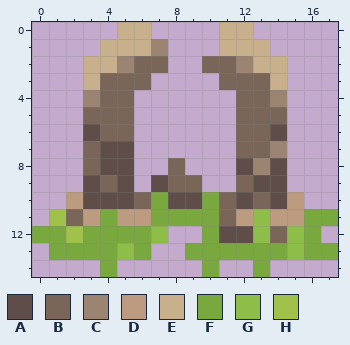
Two states of a pixel-art file, assets_src/image/decoration/unit/tropical/ruin1_tropical.ase. The picture above was drawn from the file before the commit.
18x15 pixels, 1 frame.
Palette (. is transparent): A #5e4d49  B #796658  C #9b8471  D #bc9b80  E #c9b08c  F #79a83e  G #8fbd4a  H #a0c24a
Pixels before, first column x 0:
 0 .....EE....EE.....
 1 ....EEEC...EEE....
 2 ...EECBB..BBCEE...
 3 ...EBBB....BBBE...
 4 ...CBB......BBC...
 5 ...BBB......BBB...
 6 ...ABB......BBA...
 7 ...BAA......BBC...
 8 ...BAA..B...ACA...
 9 ...ABA.ABB..BAA...
10 ..DAAABFAAFBABAD..
11 .HBDFDDFFFFBDGDDFF
12 FFHFFFFG..FAAGBGF.
13 .FFFFGF..FFFFFFGFF
14 ....F.....F..F....
And afterwards:
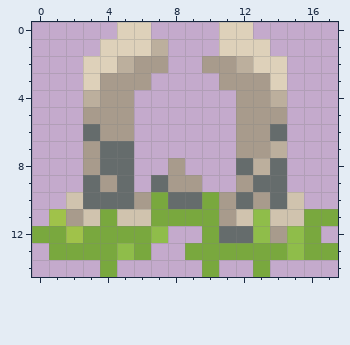
Changes in this commit:
colour A: #5e4d49 -> #656c6c
colour B: #796658 -> #a89b8c
colour C: #9b8471 -> #bcaf9d
colour D: #bc9b80 -> #d0c3ae
colour E: #c9b08c -> #ded1ba
